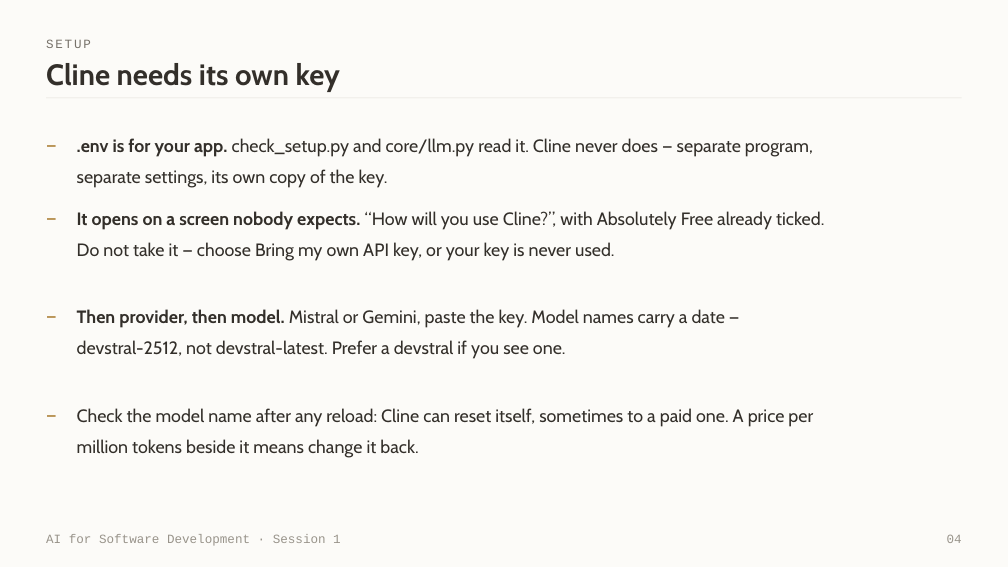
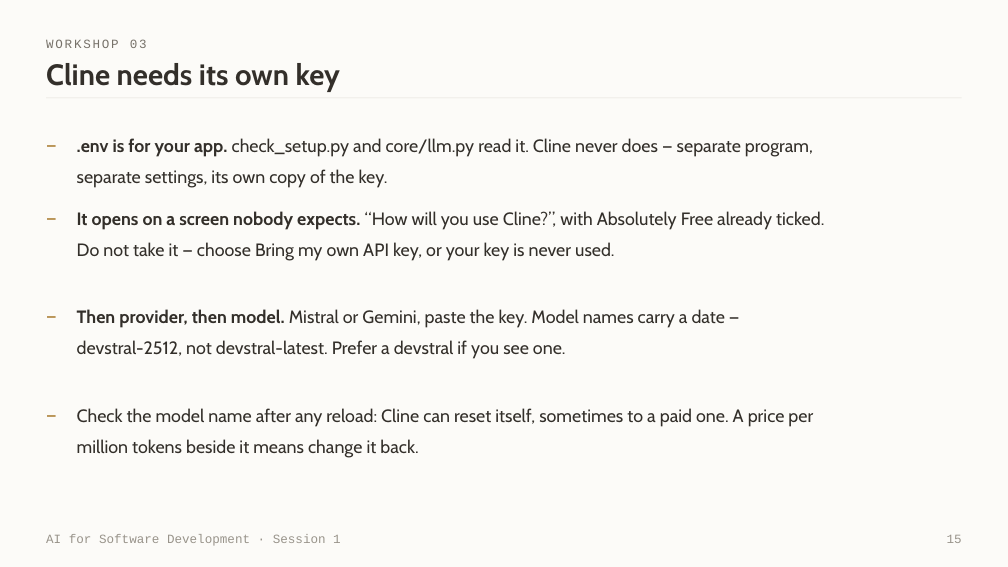
Before and after one commit to witchapong/ai-for-software-dev, a slide deck: slide 15 of slides/Session 1 - Meet Your Agent.pptx (slide 4 before the commit). Drawn at 1008x567 pixels with LibreOffice and Linux fonts; fonts in the diff are those of the drawing; background and template pictures are left out. Boxes give left, top, right and bottom in pixels: in the first picture for what was removed or moved away, otherwise in the second. Text is boxed around its words. In the diff, an @@ line names an element or a change of style, - is before the commit and + after.

```diff
--- a/slides/Session 1 - Meet Your Agent.pptx
+++ b/slides/Session 1 - Meet Your Agent.pptx
@@ text at (46, 39, 147, 48): text changed @@
-SETUP
+WORKSHOP 03
@@ text at (947, 535, 962, 543): text changed @@
-04
+15
```
Also in this commit, not shown: 13 other slides changed, 2 other files.
